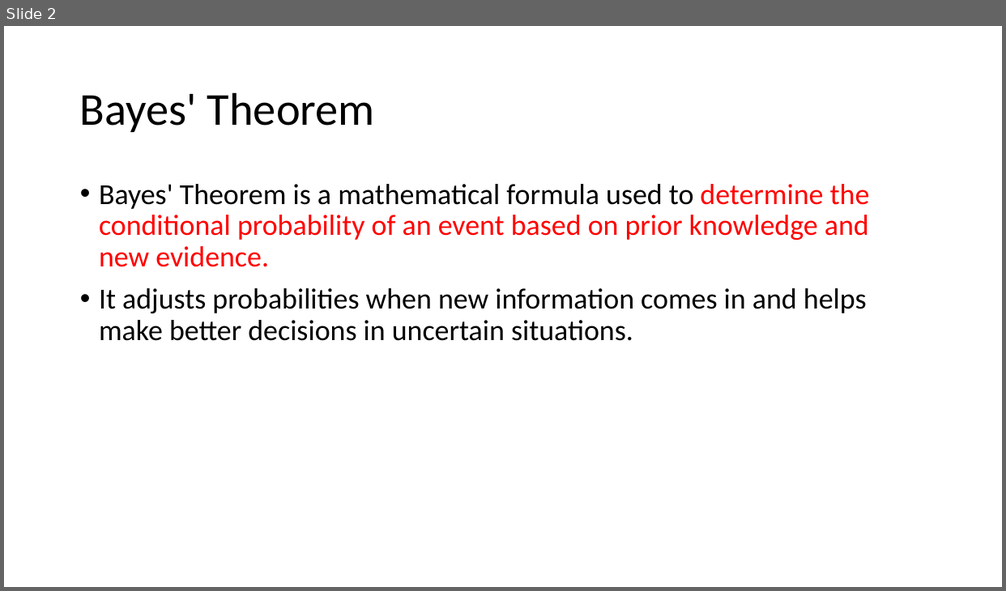
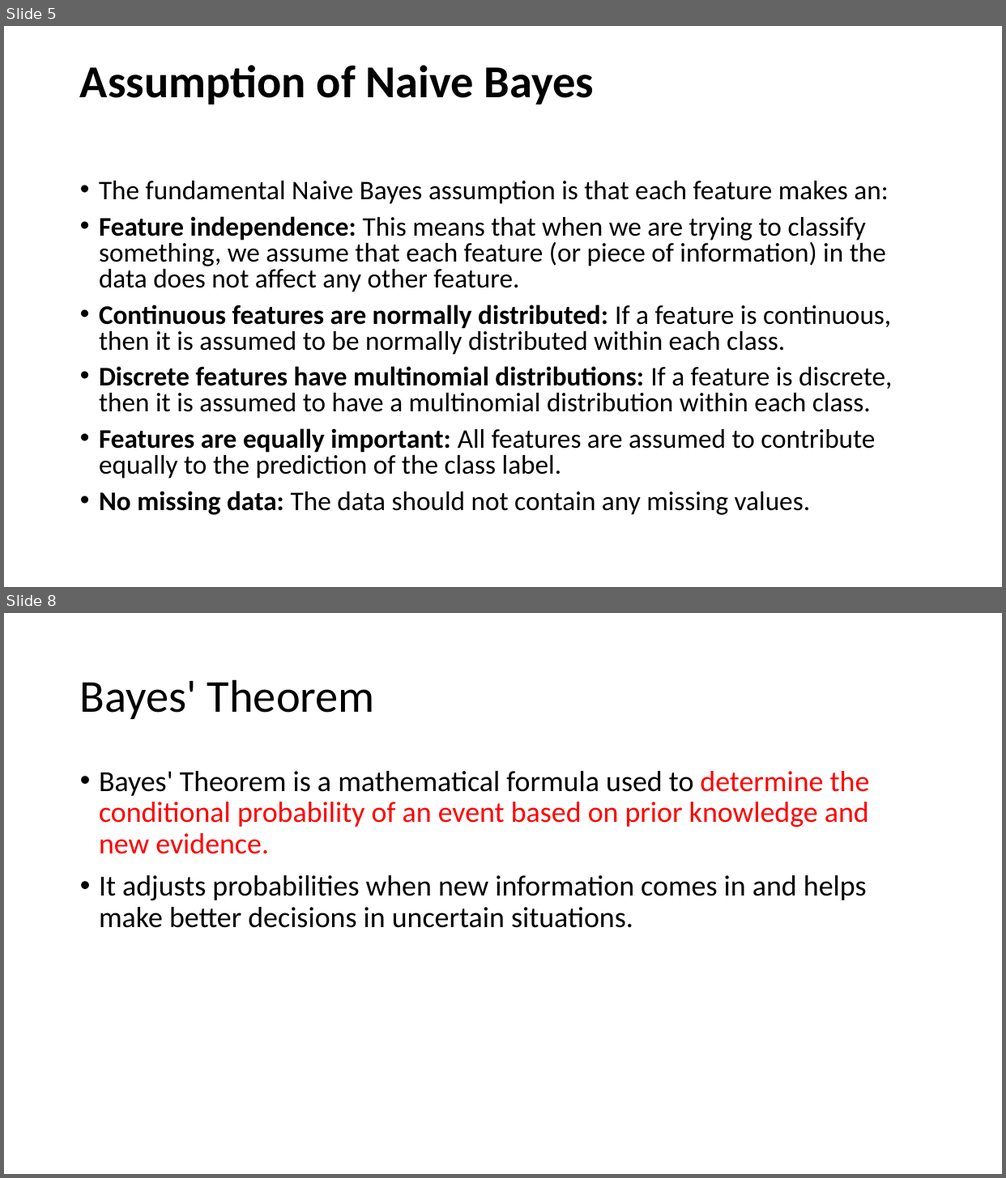
Before and after one commit to devipriyak/24Batch-DMDW, a slide deck: nb.pptx. Shown one above the other, each under a label of ours: slide 2 before the commit, slides 5 and 8 after it; the slides between them are not shown. The pictures are 1006x591 and 1006x1178 pixels, drawn with LibreOffice and Linux fonts; fonts in the diff are those of the drawing. Boxes give left, top, right and bottom in pixels: in the first picture for what was removed or moved away, otherwise in the second. Text is boxed around its words. In the diff, an @@ line names an element or a change of style, - is before the commit and + after.

```diff
--- a/nb.pptx
+++ b/nb.pptx
@@ slide 5 added at <box>4,26,1002,587</box>, background #FFFFFF @@
@@ title added at <box>80,65,594,105</box>, 44 pt, text #000000, bold @@
+Assumption of Naive Bayes
@@ text added at <box>99,181,892,515</box>, 25.9 pt, text #000000 @@
+• The fundamental Naive Bayes assumption is that each feature makes an:
+• Feature independence: This means that when we are trying to classify something, we assume that each feature (or piece of information) in the data does not affect any other feature.
+• Continuous features are normally distributed: If a feature is continuous, then it is assumed to be normally distributed within each class.
+• Discrete features have multinomial distributions: If a feature is discrete, then it is assumed to have a multinomial distribution within each class.
+• Features are equally important: All features are assumed to contribute equally to the prediction of the class label.
+• No missing data: The data should not contain any missing values.
@@ what was slide 2 is now slide 8 @@
```
Also in this commit, not shown: 1 slide changed, 5 other slides added.
